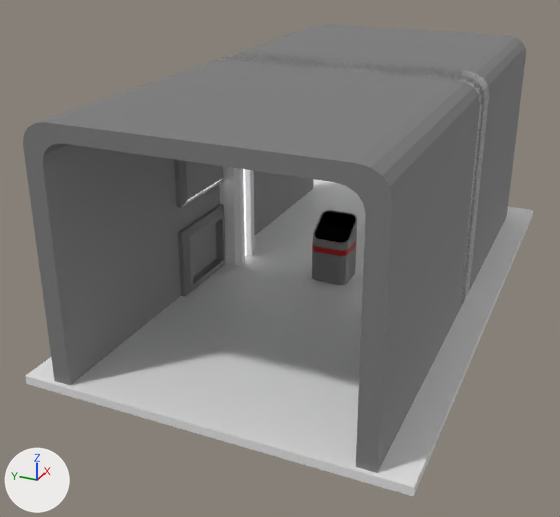
The Blender file Korridor.blend, before and after one commit.
Both versions are drawn from a 50 mm lens placed at (-33.0, -11.9, 17.1), pointed at (-2.5, 1.8, 1.8). The axes (+X, +Y, +Z) are drawn at lower left. The lights are the same throughout.

The first picture shows 'Boden', 'Konsole', 'Korridor_B', 'Seiten_Rele_B_b', 'schott_Rahmen_B'.
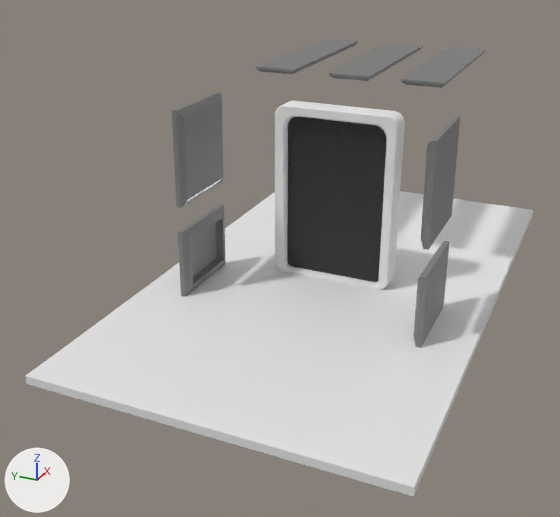
The change in detail:
Mesh me_würfel_014 is new.
It is a box spanning x -0.14..0.14, y 0.01..2.63, z 0.26..8.23.
It uses material mat_material_004 (black #282828).
Mesh me_würfel_012 is new.
It has 116 vertices, 101 faces and spans x 0.0..0.56, y 0.0..2.97, z 0.16..8.62.
Object 'schott_Rahmen_B' (ob_schott_rahmen_b) is now hidden.
Object 'Korridor_B' (ob_korridor_b) is now hidden.
Object 'Konsole' (ob_konsole) is now hidden.
Object 'Würfel.002' (ob_würfel_002) is new; it shows me_würfel_014.
Its location is (0.0, 0.0, 0.0).
Its scale is (1.0, -1.0, 1.0).
Object 'Würfel.001' (ob_würfel_001) is new; it shows a copy of me_würfel_014.
Its location is (0.0, 0.0, 0.0).
Object 'Würfel' (ob_würfel) is new; it shows me_würfel_012.
Its location is (0.0, 0.0, 0.0).
It gains a MIRROR modifier named 'Spiegeln'.
Modifier setting: use_axis = (True, True, False).

Where the change shows, as pixel boxes (x1, y1, x2, y2) in the pictures (560 x 517 px):
'Korridor_B', hidden
    before: (23, 24, 526, 473)
'Würfel.002', added (black)
    after: (333, 121, 387, 282)
'Würfel.001', added (black)
    after: (287, 117, 337, 274)
'Würfel', added
    after: (275, 101, 405, 289)
'schott_Rahmen_B', hidden
    before: (219, 53, 489, 305)
'Konsole', hidden (black)
    before: (312, 210, 357, 285)
'Seiten_Rele_B_b', unchanged, uncovered by the edit
    before: (174, 159, 226, 296)
    after: (172, 92, 460, 348)
'Denkenleuchten', unchanged, uncovered by the edit
    after: (256, 39, 486, 88)
